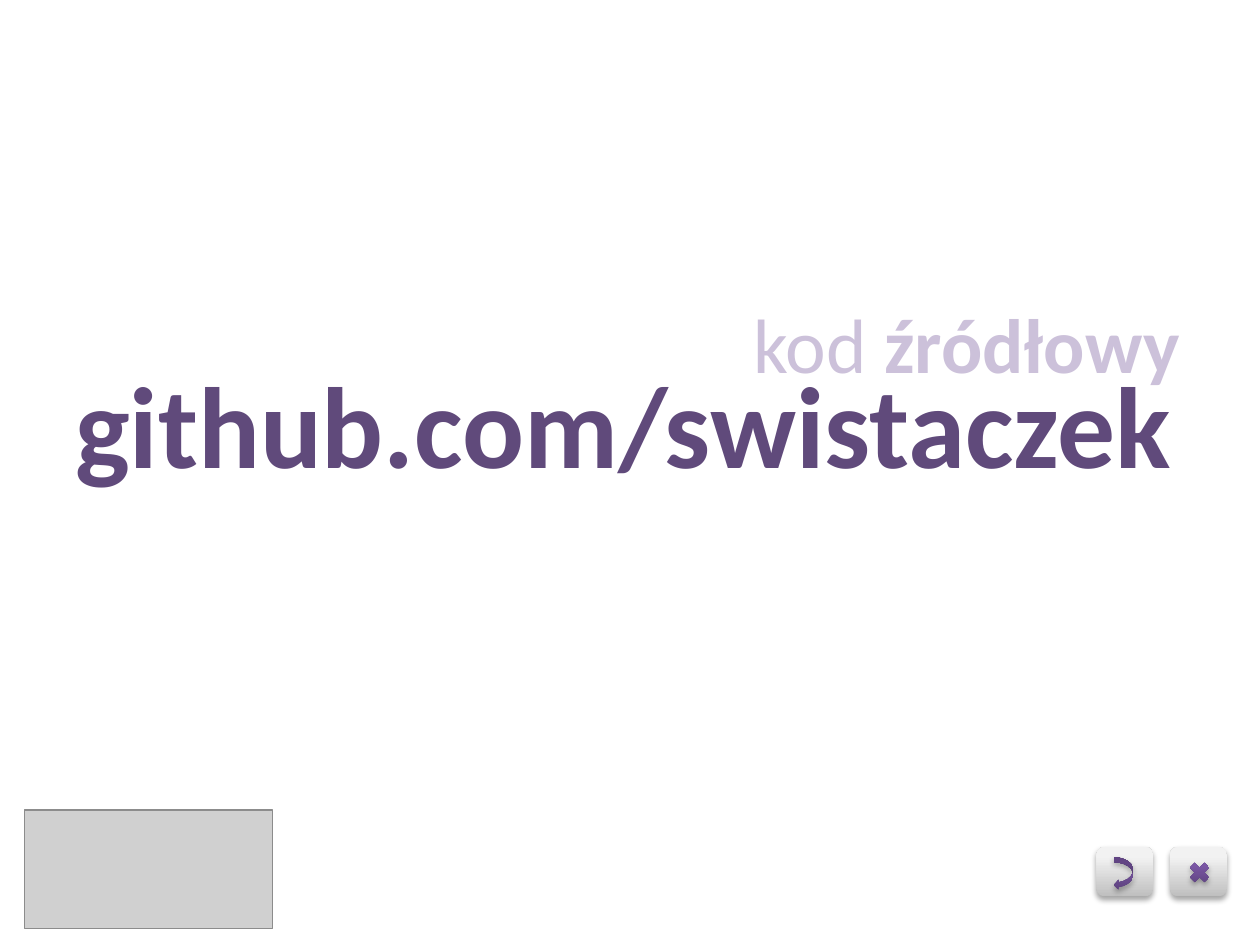
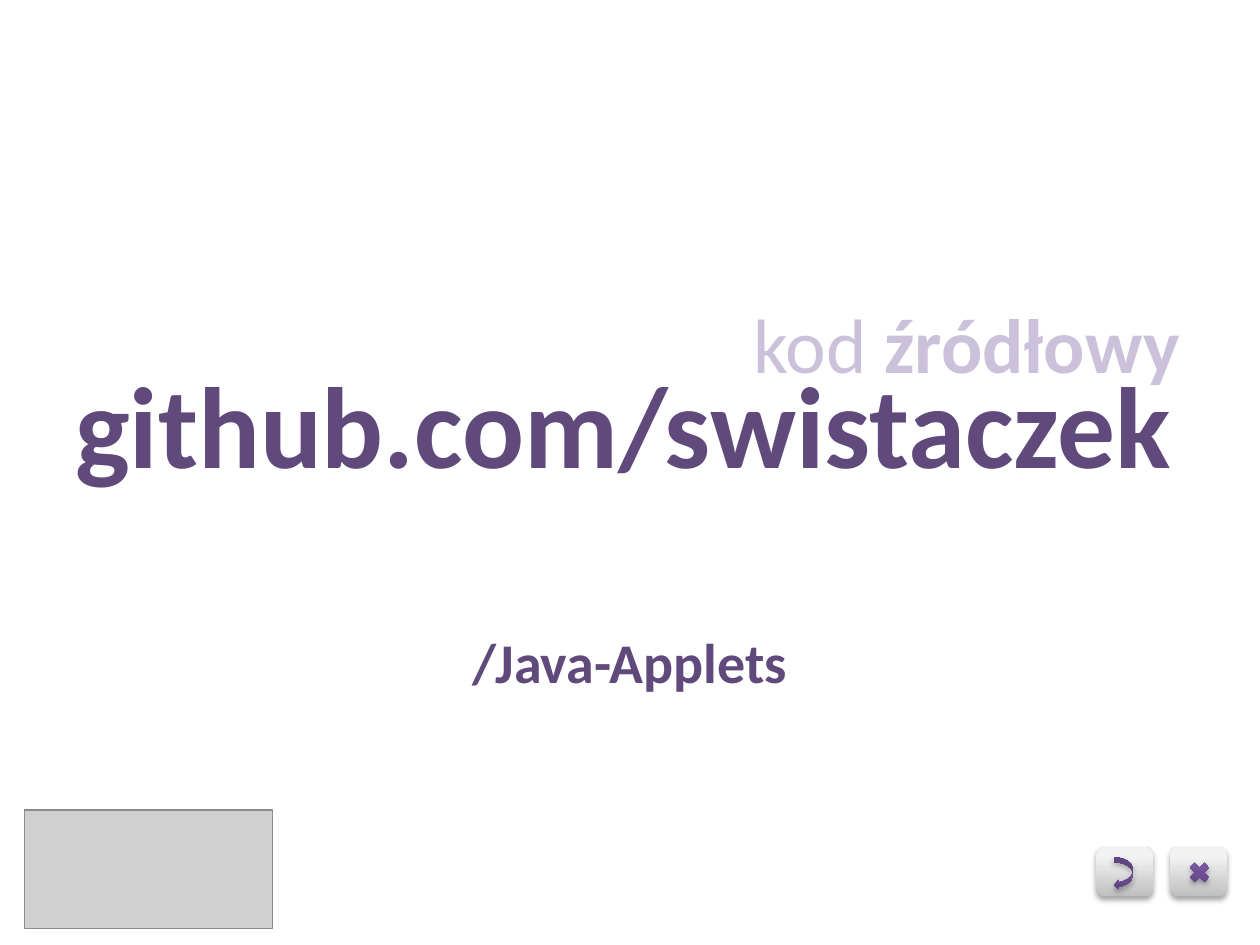
Before and after one commit to swistaczek/Java-Applets, a slide deck: slide 19 of prezka.pptx. Drawn at 1260x945 pixels with LibreOffice and Linux fonts; fonts in the diff are those of the drawing; grey boxes stand for pictures; background and template pictures are left out. Boxes give left, top, right and bottom in pixels: in the first picture for what was removed or moved away, otherwise in the second. Text is boxed around its words. In the diff, an @@ line names an element or a change of style, - is before the commit and + after.

```diff
--- a/prezka.pptx
+++ b/prezka.pptx
@@ text added at [473, 643, 787, 692], 32 pt, text #604A7B, bold @@
+/Java-Applets
```
Also in this commit, not shown: 2 other slides changed, 7 other files.
